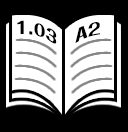
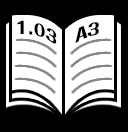
Before/after of a w=128, h=132 layered artwork. What changed in the layer stack:
renamed "A2" to "A3", painted on it over [87, 22, 100, 37]
